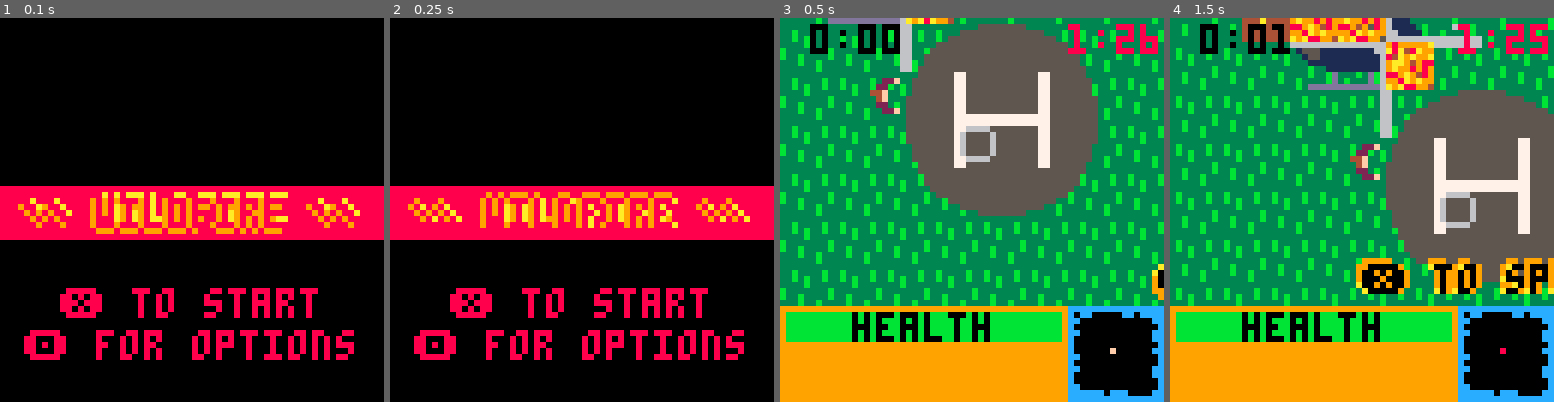
Above: before the commit, frames 1-4 (left to right).
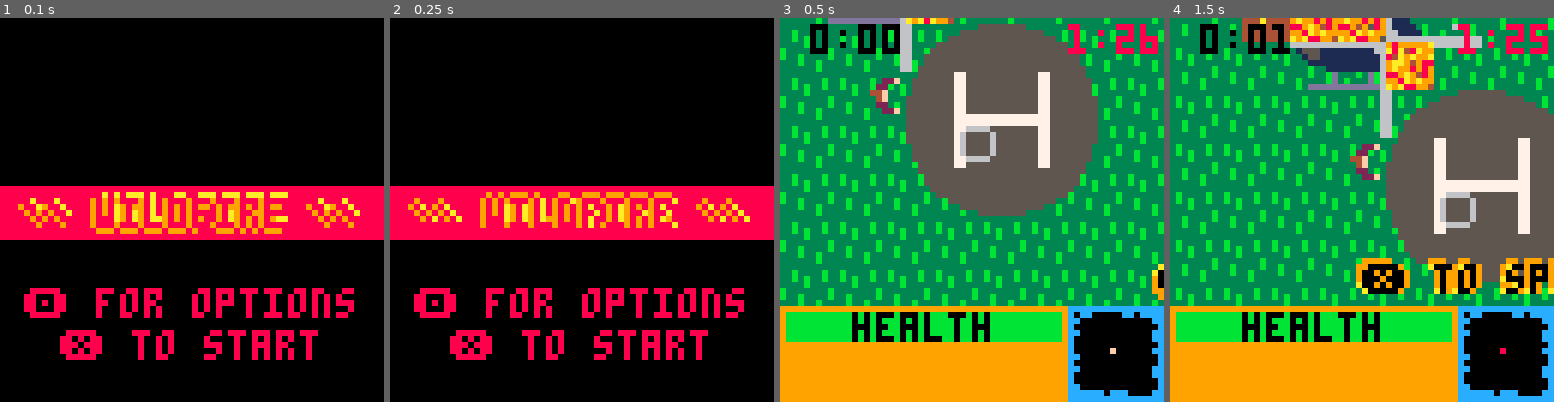
Above: after the commit, the same moments.

Repository: notCalle/pico-8-carts
Game: PICO-8 cartridge wildfire.p8
The game is run twice, just before and just after one commit, with the same random seed, the same clock (stepped at 60 frames per second) and the same inputs.
Inputs:
- Up to frame 1 (0.1 s): no input
- Up to frame 2 (0.25 s): no input
- Up to frame 3 (0.5 s): tap X (X key) at 0.33 s
- Up to frame 4 (1.5 s): tap O (Z key) at 0.7 s; tap X (X key) at 1.07 s

The runs differ from the first frame. In frame 1, 7.3% of the frame differs, in the area x 6-93%, y 70-90%; in frame 2, 7.3%; in frame 3, nothing differs; in frame 4, nothing differs.

Commit message:
Display last/best times on menu screen

Diff:
--- a/wildfire.p8
+++ b/wildfire.p8
@@ -115,11 +115,22 @@
 	end,
 
 	draw=function()
+		local last_time=dget(cdata.last_time)
+		local best_time=dget(cdata.best_time)
+
 		if(not game.nth_tick(2)) return
 		cls(0)
+		if last_time>0 then
+			print("last",8,7,8)
+			timer.draw(last_time,26,8)
+		end
+		if best_time>0 then
+			print("best",40,7,8)
+			timer.draw(best_time,58,8)
+		end
 		firetext.draw("wildfire")
-		cprint("❎ to start ",45,8)
-		cprint("🅾️ for options ",52,8)
+		cprint("🅾️ for options ",45,8)
+		cprint("❎ to start ",52,8)
 	end,
 }
 
